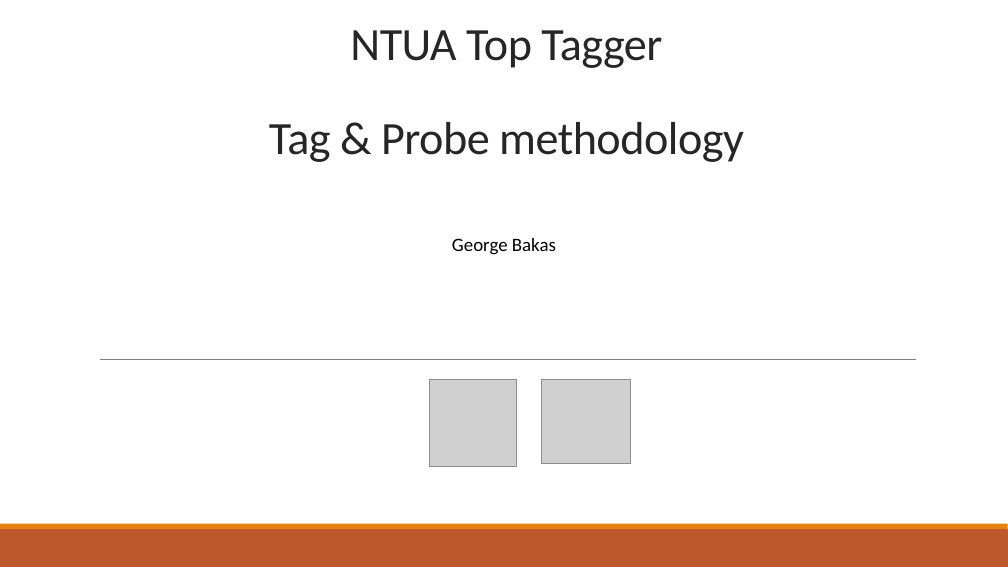
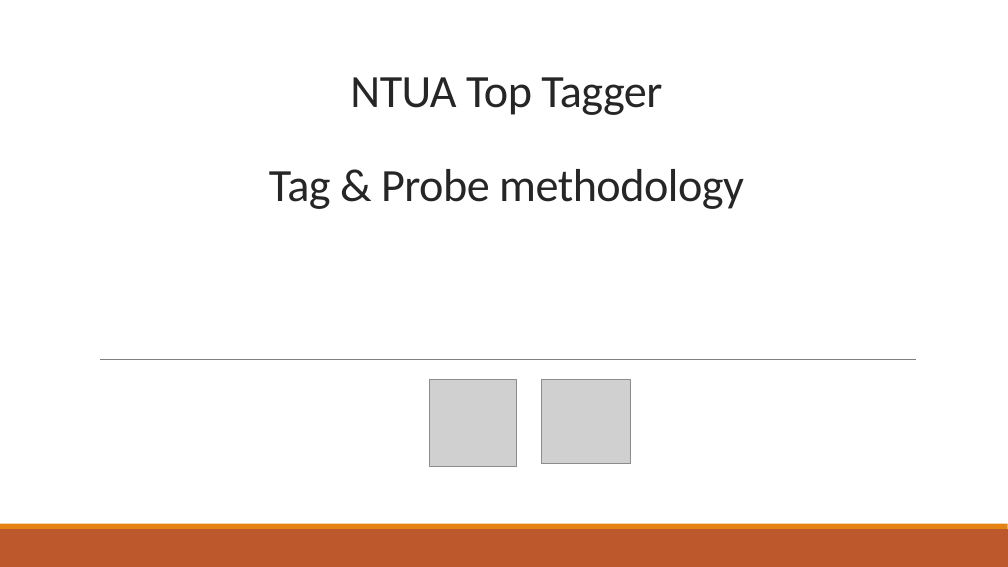
Before and after one commit to georgebakas/HEP-NTUA, a slide deck: slide 1 of Weekly Meetings/NTUA_topTagger_TagNProbe_UL.pptx. Drawn at 1008x567 pixels with LibreOffice and Linux fonts; fonts in the diff are those of the drawing; grey boxes stand for pictures. Boxes give left, top, right and bottom in pixels: in the first picture for what was removed or moved away, otherwise in the second. Text is boxed around its words. In the diff, an @@ line names an element or a change of style, - is before the commit and + after.

```diff
--- a/Weekly Meetings/NTUA_topTagger_TagNProbe_UL.pptx
+++ b/Weekly Meetings/NTUA_topTagger_TagNProbe_UL.pptx
@@ title "NTUA Top Tagger Tag & ...": place and size @@
-title "NTUA Top Tagger Tag & ..." at bbox=[269, 30, 744, 162]
+title "NTUA Top Tagger Tag & ..." at bbox=[269, 77, 744, 209]
@@ text removed at bbox=[452, 238, 556, 255] @@
-George Bakas
```
Also in this commit, not shown: 6 other slides changed, 11 other files.
